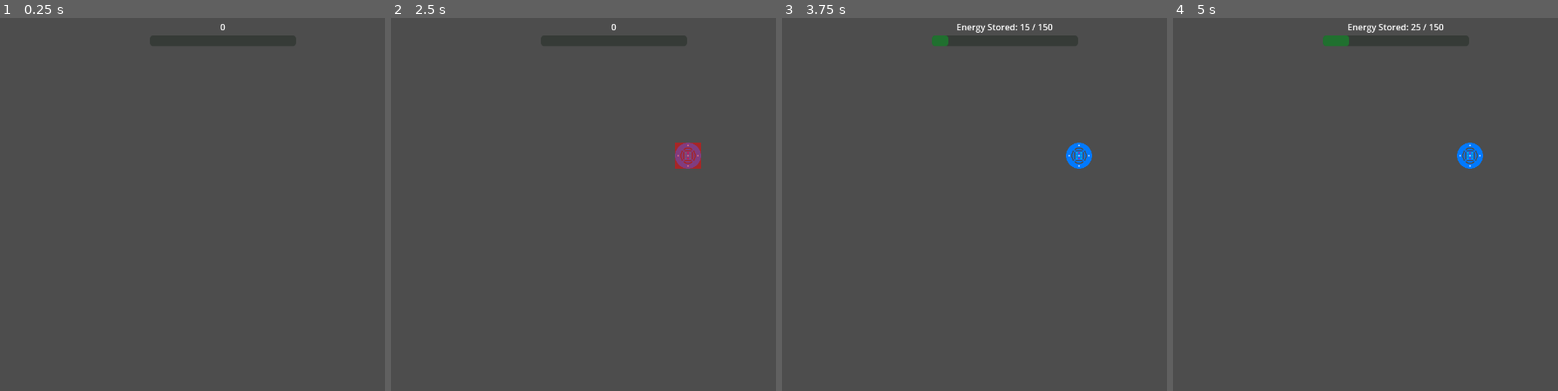
Above: before the commit, frames 1-4 (left to right).
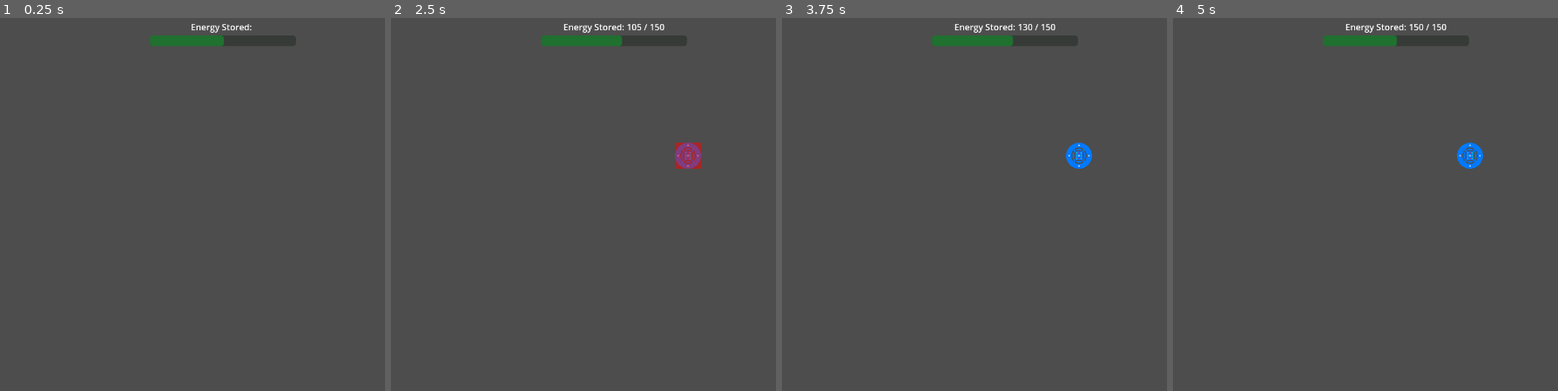
Above: after the commit, the same moments.

Repository: PabloNina/base-defense
Game: Godot game, scene res://src/scenes/test_scenes/first_ts.tscn
The game is run twice, just before and just after one commit, with the same random seed, the same clock (stepped at 60 frames per second) and the same inputs. The project has no main scene, so this scene is started directly.
Inputs (mouse positions are in pixels of both pictures, inside the frame that each line leads up to):
- Up to frame 1 (0.25 s): no input
- Up to frame 2 (2.5 s): tap Enter at 0.5, 2 s; move the mouse to (768, 245) at 0.52 s; hold 1 (key_1) 0.53-1.25 s; click (768, 245) at 0.67 s; tap Space at 1.25 s; drag from (475, 297) to (768, 252) at 1.27 s; move the mouse to (683, 159) at 2.02 s; hold 3 (key_3) from 2.03 s (still down); click (683, 159) at 2.17 s
- Up to frame 3 (3.75 s): release 3 (key_3) at 2.75 s; tap Space at 2.75 s; drag from (1078, 156) to (797, 193) at 2.77 s; tap Enter at 3.5 s; move the mouse to (outside the picture) at 3.52 s; hold Right mouse button (right_mouse) from 3.53 s (still down); click (outside the picture) at 3.67 s
- Up to frame 4 (5 s): release Right mouse button (right_mouse) at 4.25 s; tap Space at 4.25 s; drag from (1188, 193) to (1469, 156) at 4.27 s

The runs differ from the first frame. In frame 1, 0.7% of the frame differs, in the area x 38-66%, y 1-8%; in frame 2, 0.8%, in the area x 38-72%, y 1-8%; in frame 3, 0.8%; in frame 4, 0.6%.

Commit message:
optimization and ui

Diff:
--- a/src/scenes/buildings/command_center.gd
+++ b/src/scenes/buildings/command_center.gd
@@ -4,8 +4,8 @@
 # -------------------------------
 # --- Base Energy System --------
 # -------------------------------
-@export var energy_capacity: int = 150
-@export var energy: int = 0
+@export var max_energy_capacity: int = 150
+@export var stored_energy: int = 0
 @export var energy_regen_rate: int = 5   # per tick
 @export var packet_cost: int = 10
 
@@ -14,11 +14,11 @@
 # -------------------------------
 
 func has_enough_energy() -> bool:
-	return energy >= packet_cost
+	return stored_energy >= packet_cost
 
 func spend_energy():
-	energy = max(0.0, energy - packet_cost)
+	stored_energy = max(0.0, stored_energy - packet_cost)
 
 func regen_energy():
-	if energy < energy_capacity:
-		energy = min(energy_capacity, energy + energy_regen_rate)
+	if stored_energy < max_energy_capacity:
+		stored_energy = min(max_energy_capacity, stored_energy + energy_regen_rate)
--- a/src/scenes/buildings/command_center.tscn
+++ b/src/scenes/buildings/command_center.tscn
@@ -9,6 +9,8 @@
 
 [node name="CommandCenter" type="Node2D"]
 script = ExtResource("1_oaft0")
+stored_energy = 100
+connection_range = 150.0
 is_base = true
 
 [node name="Sprite2D" type="Sprite2D" parent="."]
--- a/src/scenes/buildings/energy_relay.tscn
+++ b/src/scenes/buildings/energy_relay.tscn
@@ -12,7 +12,7 @@
 
 [node name="EnergyRelay" type="Node2D"]
 script = ExtResource("1_mk7m4")
-cost_to_build = 2
+connection_range = 150.0
 
 [node name="Sprite2D" type="Sprite2D" parent="."]
 texture = SubResource("AtlasTexture_2cyx4")
--- a/src/scenes/buildings/relay.gd
+++ b/src/scenes/buildings/relay.gd
@@ -1,60 +1,63 @@
 class_name Relay
 extends Node2D
 
-#Listener: BuildingManager -> register_building(building: Relay)
+# -------------------------------
+# --- Signals -------------------
+# -------------------------------
 signal clicked(relay: Relay)
-@onready var building_hurt_box: Area2D = $BuildingHurtBox
 
 # -------------------------------
 # --- Editor Settings -----------
 # -------------------------------
-
 @export var connection_range: float = 200.0
-@export var cost_to_build: int = 1
+@export var cost_to_build: int = 1        # packets needed to build
 @export var is_base: bool = false
 
 # -------------------------------
 # --- Nodes / State -------------
 # -------------------------------
+@onready var building_hurt_box: Area2D = $BuildingHurtBox
+
 var is_built: bool = false
-var packets_received: int = 0
-var packets_on_the_way: int = 0
+var packets_received: int = 0            # total packets received for building
+var packets_on_the_way: int = 0          # packets currently in flight toward this relay
 var is_powered: bool = false
-var is_scheduled: bool = false  # relay has a packet already on the way
+var is_scheduled: bool = false           # packet already scheduled to arrive
 var connected_relays: Array[Relay] = []
+
 var network_manager: NetworkManager
 var building_manager: BuildingManager
 
 # -------------------------------
 # --- Engine Callbacks ----------
 # -------------------------------
-
 func _ready():
-	#
+	# connect click detection
 	building_hurt_box.area_clicked.connect(on_hurtbox_clicked)
 
 	add_to_group("relays")
 
-	# NetworkManager registering
+	# register with NetworkManager
 	network_manager = get_tree().get_first_node_in_group("network_manager")
 	if network_manager:
 		network_manager.register_relay(self)
-	_update_power_visual()
 
-	# BuildingManager registering
+	# register with BuildingManager
 	building_manager = get_tree().get_first_node_in_group("building_manager")
 	if building_manager:
 		building_manager.register_building(self)
 
-###################################
-###################################
+	_update_power_visual()
+
+# -------------------------------
+# --- Input / Click Handling ----
+# -------------------------------
 func on_hurtbox_clicked() -> void:
 	clicked.emit(self)
 
 # -------------------------------
 # --- Network Linking -----------
 # -------------------------------
-
 func connect_to(other_relay: Relay):
 	if not connected_relays.has(other_relay):
 		connected_relays.append(other_relay)
@@ -63,34 +66,42 @@
 	connected_relays.erase(other_relay)
 
 # -------------------------------
-# --- Power Handling ------------
+# --- Power & Build Handling ----
 # -------------------------------
-
 func set_powered(state: bool):
 	if is_powered == state:
 		return
 
 	is_powered = state
-
-	if is_powered and not is_built:
-		is_built = true
-
 	_update_power_visual()
 
+func _receive_packet():
+	# Called by NetworkManager when a packet arrives
+	if is_built:
+		return
+
+	packets_received += 1
+
+	# check if enough packets have arrived to build
+	if packets_received >= cost_to_build:
+		is_built = true
+		set_powered(true)
+		_update_power_visual()
+
 func _update_power_visual():
-	#
+	# TODO: implement visual feedback (color, glow, etc)
 	pass
+
 # -------------------------------
 # --- Cleanup -------------------
 # -------------------------------
-
 func destroy():
 	if network_manager:
 		network_manager.unregister_relay(self)
 	if building_manager:
 		building_manager.unregister_building(self)
 
-	# Remove links to avoid dangling references
+	# disconnect from all relays to prevent dangling links
 	for other in connected_relays:
 		if is_instance_valid(other):
 			other.connected_relays.erase(self)
--- a/src/scenes/components/network_manager.gd
+++ b/src/scenes/components/network_manager.gd
@@ -1,77 +1,100 @@
 class_name NetworkManager
 extends Node
 
-# -------------------------------
-# --- Editor Exports -----------
-# -------------------------------
+# -----------------------------------------
+# --- Editor Exports ----------------------
+# -----------------------------------------
 @export var energy_packet_scene: PackedScene
 @export var energy_packet_speed: float = 150.0
-
-# -------------------------------
-# --- Runtime Data -------------
-# -------------------------------
-var relays: Array[Relay] = []              # All active relays
-var connections: Array = []                # Connection visuals: {relay_a, relay_b, connection_line}
-var base_timers: Dictionary = {}           # Base relay -> Timer
-var base_packet_rate: int = 2              # Packets per second
-signal update_energy(current_energy: int)  # UI update
-
-# -------------------------------
-# --- Engine Callbacks ----------
-# -------------------------------
+@export var base_packet_rate: int = 4
+
+# -----------------------------------------
+# --- Runtime Data ------------------------
+# -----------------------------------------
+var relays: Array[Relay] = []               # All active relays in the network
+var connections: Array = []                 # Connection visuals between relays
+var base_timers: Dictionary = {}            # { base_relay: Timer } handles packet spawning timers
+
+# -----------------------------------------
+# --- Cached Data for Optimization --------
+# -----------------------------------------
+var path_cache: Dictionary = {}             # { "aID_bID": [Relay path] } cached relay paths
+var distance_cache: Dictionary = {}         # { "aID_bID": float } cached relay distances
+var reachable_cache: Dictionary = {}        # { base: [reachable_relays] } which relays a base can reach
+var last_target_index: Dictionary = {}      # { base: int } tracks incremental target selection
+# -----------------------------------------
+# --- Energy Tracking ---------------------
+# -----------------------------------------
+# Listener: User_interface
+signal ui_update_energy(current_energy: int, net_balance: int)   # Emitted when a base relay spends or gains energy
+
+var stored_energy: int = 0  # total energy stored
+var max_stored_energy: int = 150
+
+# -----------------------------------------
+# --- Engine Callbacks --------------------
+# -----------------------------------------
 func _ready():
 	add_to_group("network_manager")
 	initialize_network()
 
-func _process(_delta):
-	_update_connection_lines()
-
-# -------------------------------
-# --- Relay Registration -------
-# -------------------------------
+# -----------------------------------------
+# --- Relay Registration ------------------
+# -----------------------------------------
+# Registers a new relay into the network and updates all caches & visuals
 func register_relay(relay: Relay):
 	if relay in relays:
 		return
+
 	relays.append(relay)
 	_update_connections_for(relay)
 
+	# Power setup for base relays
 	if relay.is_base:
 		relay.set_powered(true)
 		_setup_packet_timer(relay)
 
-	_refresh_network()
+	# Refresh network topology and power visuals
+	_refresh_network_caches()
+	refresh_power_states()
 
 	if relay.is_built:
 		relay.set_powered(true)
 		relay._update_power_visual()
 
+# Removes a relay from network and updates visuals and caches
 func unregister_relay(relay: Relay):
 	if relay not in relays:
 		return
+
 	relays.erase(relay)
 	_clear_connections_for(relay)
 
+	# Remove relay from others’ connections
 	for other in relays:
 		other.connected_relays.erase(relay)
 
+	# Clear any timers associated with this relay
 	if base_timers.has(relay):
-		base_timers[relay].queue_free()
+		var t = base_timers[relay]
+		t.queue_free()
 		base_timers.erase(relay)
 
-	_refresh_network()
-
-# -------------------------------
-# --- Network Construction -----
-# -------------------------------
+	# Rebuild cache and power state
+	_refresh_network_caches()
+	refresh_power_states()
+
+# -----------------------------------------
+# --- Network Construction ----------------
+# -----------------------------------------
+# Initializes the relay network at game start
 func initialize_network():
-	_refresh_network()
-
-func _refresh_network():
 	rebuild_all_connections()
-	refresh_power_states()
-
+
+# Rebuilds all relay-to-relay connections and refreshes caches
 func rebuild_all_connections():
 	_clear_all_connections()
+
 	for relay in relays:
 		relay.connected_relays.clear()
 
@@ -82,6 +105,9 @@
 			if _are_relays_in_range(a, b):
 				_connect_relays(a, b)
 
+	_refresh_network_caches()
+
+# Creates connection lines for a newly registered relay
 func _update_connections_for(new_relay: Relay):
 	for relay in relays:
 		if relay == new_relay:
@@ -89,24 +115,31 @@
 		if _are_relays_in_range(relay, new_relay):
 			_connect_relays(relay, new_relay)
 
-# -------------------------------
-# --- Connection Helpers -------
-# -------------------------------
+# Determines if two relays are close enough to connect (uses distance cache)
 func _are_relays_in_range(a: Relay, b: Relay) -> bool:
-	return a.global_position.distance_to(b.global_position) <= min(a.connection_range, b.connection_range)
-
+	var key = str(a.get_instance_id()) + "_" + str(b.get_instance_id())
+	if distance_cache.has(key):
+		return distance_cache[key] <= min(a.connection_range, b.connection_range)
+
+	var dist = a.global_position.distance_to(b.global_position)
+	distance_cache[key] = dist
+	return dist <= min(a.connection_range, b.connection_range)
+
+# Connects two relays bidirectionally and creates a visual line if needed
 func _connect_relays(a: Relay, b: Relay):
 	a.connect_to(b)
 	b.connect_to(a)
 	if not _connection_exists(a, b):
-		create_connection_line(a, b)
-
+		_create_connection_line(a, b)
+
+# Checks if a visual connection line already exists between two relays
 func _connection_exists(a: Relay, b: Relay) -> bool:
 	for c in connections:
 		if (c.relay_a == a and c.relay_b == b) or (c.relay_a == b and c.relay_b == a):
 			return true
 	return false
 
+# Removes all connections involving a specific relay
 func _clear_connections_for(relay: Relay):
 	for c in connections:
 		if c.relay_a == relay or c.relay_b == relay:
@@ -114,16 +147,15 @@
 				c.connection_line.queue_free()
 	connections = connections.filter(func(c): return c.relay_a != relay and c.relay_b != relay)
 
+# Removes all connection visuals from the scene
 func _clear_all_connections():
 	for c in connections:
 		if is_instance_valid(c.connection_line):
 			c.connection_line.queue_free()
 	connections.clear()
 
-# -------------------------------
-# --- Connection Lines / Visuals -
-# -------------------------------
-func create_connection_line(a: Relay, b: Relay):
+# Creates the visible connection line between two relays
+func _create_connection_line(a: Relay, b: Relay):
 	var line := Line2D.new()
 	line.width = 1
 	line.default_color = Color(0.3, 0.9, 1.0)
@@ -131,24 +163,41 @@
 	add_child(line)
 	connections.append({"relay_a": a, "relay_b": b, "connection_line": line})
 
-func _update_connection_lines():
-	for c in connections:
-		if not is_instance_valid(c.connection_line):
-			continue
-		var a = c.relay_a
-		var b = c.relay_b
-		var line = c.connection_line
-		line.points = [a.global_position, b.global_position]
-
-		if a.is_powered and b.is_powered:
-			line.default_color = Color(0.1, 1.0, 0.3, 1.0)
-			line.default_color.a = 0.7 + 0.3 * sin(Time.get_ticks_msec() / 200.0)
-		else:
-			line.default_color = Color(1.0, 0.2, 0.2)
-
-# -------------------------------
-# --- Power Propagation ---------
-# -------------------------------
+# -----------------------------------------
+# --- Network Cache -----------------------
+# -----------------------------------------
+# Refreshes all cached pathfinding and reachability data
+func _refresh_network_caches():
+	path_cache.clear()
+	distance_cache.clear()
+	reachable_cache.clear()
+	last_target_index.clear()
+
+	# Compute reachable relays for each base
+	for base in relays:
+		if base.is_base:
+			reachable_cache[base] = _get_reachable_relays(base)
+			last_target_index[base] = 0
+
+# BFS that finds all reachable relays from a given base and stores shortest paths
+func _get_reachable_relays(base: Relay) -> Array:
+	var visited: Array = [base]
+	var queue: Array = [base]
+
+	while queue.size() > 0:
+		var current: Relay = queue.pop_front()
+		for neighbor in current.connected_relays:
+			if is_instance_valid(neighbor) and neighbor not in visited:
+				visited.append(neighbor)
+				queue.append(neighbor)
+				var key = str(base.get_instance_id()) + "_" + str(neighbor.get_instance_id())
+				path_cache[key] = _find_path(base, neighbor)
+	return visited
+
+# -----------------------------------------
+# --- Power Propagation -------------------
+# -----------------------------------------
+# Resets and re-applies power states from all bases
 func refresh_power_states():
 	for relay in relays:
 		if not relay.is_base:
@@ -158,6 +207,7 @@
 		if base.is_base:
 			_propagate_power_from(base)
 
+# DFS-like power propagation across connected powered relays
 func _propagate_power_from(source: Relay):
 	var visited: Array = []
 	var stack: Array = [source]
@@ -168,56 +218,109 @@
 			continue
 		visited.append(current)
 
-		if current.is_base or current.is_built:
+		if current.is_built or current.is_base:
 			current.set_powered(true)
-			for neighbor in current.connected_relays:
-				if is_instance_valid(neighbor) and (neighbor.is_base or neighbor.is_built):
-					stack.append(neighbor)
-
-# -------------------------------
-# --- Timer / Packet Spawn -----
-# -------------------------------
+
+		for neighbor in current.connected_relays:
+			if is_instance_valid(neighbor) and (neighbor.is_built or neighbor.is_base):
+				stack.append(neighbor)
+
+# -----------------------------------------
+# --- Timer / Packet System ---------------
+# -----------------------------------------
+# Sets up periodic packet emission for each base
 func _setup_packet_timer(base: Relay):
 	if base in base_timers:
 		return
+
 	var timer = Timer.new()
 	timer.wait_time = 1.0 / base_packet_rate
+	timer.autostart = true
 	timer.one_shot = false
-	timer.autostart = true
-	timer.connect("timeout", Callable(self, "_on_packet_spawn_tick").bind(base))
+	timer.connect("timeout", Callable(self, "_on_packet_tick").bind(base))
 	add_child(timer)
 	base_timers[base] = timer
 
-func _on_packet_spawn_tick(base: Relay):
+
+# Triggered each tick to propagate packets from bases with enough energy
+func _on_packet_tick(base: Relay):
 	if not base.is_base:
 		return
-	base.regen_energy()
+
+	# --- Track Energy Production ---
+	var prev_energy: int = base.stored_energy
+	base.regen_energy()          # Command Center regenerates internally
+	var produced: int = base.stored_energy - prev_energy    # Actual energy gained this tick
+
+	# --- Track Energy Demand ---
+	var packets_sent: int = 0
 	if base.has_enough_energy():
-		_start_propagation_from_base(base)
-	update_energy.emit(base.energy)
-
-# -------------------------------
-# --- Packet Propagation -------
-# -------------------------------
-func _start_propagation_from_base(base: Relay):
-	var unpowered_targets: Array = []
-	for relay in relays:
+		packets_sent = _start_propagation_from_base(base)  # Returns number of packets sent
+	var spent: int = packets_sent * base.packet_cost
+
+	# --- Update Stored Energy (allowing negatives) ---
+	stored_energy += produced - spent
+	stored_energy = clamp(stored_energy, -max_stored_energy, max_stored_energy)
+
+	# --- Compute Net Balance for UI ---
+	var net_balance: int = produced - spent  # + means surplus, - means deficit
+
+	# --- Emit UI Updates ---
+	ui_update_energy.emit(base.stored_energy, net_balance)
+	print("Net balance: ", net_balance)
+
+
+
+# -----------------------------------------
+# --- Incremental Packet Propagation ------
+# -----------------------------------------
+# Gradually sends packets to unpowered relays, cycling through targets
+func _start_propagation_from_base(base: Relay) -> int:
+	var packets_sent = 0
+
+	if not reachable_cache.has(base):
+		return packets_sent
+
+	var targets = reachable_cache[base]
+	if targets.size() == 0:
+		return packets_sent
+
+	var start_index = last_target_index[base]
+	var found = false
+
+	for i in range(targets.size()):
+		var idx = (start_index + i) % targets.size()
+		var relay = targets[idx]
+
 		if not relay.is_powered and not relay.is_scheduled:
-			var path = _find_path(base, relay)
-			if path.size() > 1:
-				unpowered_targets.append({"relay": relay, "path": path})
-
-	unpowered_targets.sort_custom(func(a, b): return a.path.size() < b.path.size())
-
-	if unpowered_targets.size() > 0:
-		var target_data = unpowered_targets[0]
-		if target_data.relay.packets_on_the_way < target_data.relay.cost_to_build:
-			target_data.relay.packets_on_the_way += 1
-			_spawn_packet_along_path(target_data.path)
-			base.spend_energy()
-		if target_data.relay.packets_on_the_way == target_data.relay.cost_to_build:
-			target_data.relay.is_scheduled = true
-
+			var key = str(base.get_instance_id()) + "_" + str(relay.get_instance_id())
+			var path = path_cache.get(key, [])
+
+			if path.size() <= 1:
+				continue
+
+			if relay.packets_on_the_way < relay.cost_to_build:
+				relay.packets_on_the_way += 1
+				_spawn_packet_along_path(path)
+				base.spend_energy()
+				packets_sent += 1   # <-- count this packet as energy spent
+
+				if relay.packets_on_the_way == relay.cost_to_build:
+					relay.is_scheduled = true
+
+				last_target_index[base] = (idx + 1) % targets.size()
+				found = true
+				break
+
+	if not found:
+		last_target_index[base] = (start_index + 1) % targets.size()
+
+	return packets_sent
+
+# -----------------------------------------
+# --- Packet Logic ------------------------
+# -----------------------------------------
+# Spawns an energy packet that travels along a path of relays
 func _spawn_packet_along_path(path: Array[Relay]):
 	var packet = energy_packet_scene.instantiate()
 	add_child(packet)
@@ -226,42 +329,41 @@
 	packet.global_position = path[0].global_position
 	packet.packet_arrived.connect(_on_packet_arrived)
 
+# Called when a packet reaches its target relay
 func _on_packet_arrived(target_relay: Relay):
 	if not target_relay.is_built:
-		target_relay.packets_received += 1
+		#target_relay.packets_received += 1
+		target_relay._receive_packet()
 		if target_relay.packets_received >= target_relay.cost_to_build:
 			target_relay.is_built = true
 			target_relay.set_powered(true)
 			target_relay._update_power_visual()
 
-# -------------------------------
-# --- Pathfinding --------------
-# -------------------------------
-func _find_path(start: Relay, target: Relay) -> Array[Relay]:
-	var visited: Array = []
-	var queue: Array = [start]
-	var parent_map: Dictionary = {}
-
-	visited.append(start)
-	parent_map[start] = null
+# -----------------------------------------
+# --- Pathfinding -------------------------
+# -----------------------------------------
+# BFS shortest path search between two relays with typed return
+func _find_path(start: Relay, goal: Relay) -> Array[Relay]:
+	var queue: Array = [[start]]
+	var visited: Array[Relay] = [start]
 
 	while queue.size() > 0:
-		var current: Relay = queue.pop_front()
-
-		if current == target:
-			var path: Array[Relay] = []
-			var node: Relay = target
-			while node != null:
-				path.insert(0, node)
-				node = parent_map.get(node)
-			return path
+		var path: Array = queue.pop_front()
+		var current: Relay = path[-1]
+
+		if current == goal:
+			# Return a properly typed copy of the path
+			var typed_path: Array[Relay] = []
+			for node in path:
+				typed_path.append(node as Relay)
+			return typed_path
 
 		for neighbor in current.connected_relays:
-			if not is_instance_valid(neighbor):
-				continue
-			if (neighbor.is_powered or neighbor == target) and neighbor not in visited:
+			if is_instance_valid(neighbor) and neighbor not in visited:
 				visited.append(neighbor)
-				queue.append(neighbor)
-				parent_map[neighbor] = current
-
+				var new_path = path.duplicate()
+				new_path.append(neighbor)
+				queue.append(new_path)
+
+	# Return an empty typed array if no path found
 	return []
--- a/src/scenes/ui/user_interface.gd
+++ b/src/scenes/ui/user_interface.gd
@@ -1,29 +1,65 @@
+class_name UserInterface
 extends CanvasLayer
 
+# -----------------------------------------
+# --- Exports / References ---------------
+# -----------------------------------------
 @export var network_manager: NetworkManager
 @export var building_manager: BuildingManager
 
+# -----------------------------------------
+# --- Nodes ------------------------------
+# -----------------------------------------
 @onready var energy_stored_label: Label = $EnergyStats/VBoxContainer/EnergyStoredLabel
 @onready var energy_balance_bar: ProgressBar = $EnergyStats/VBoxContainer/EnergyBalanceBar
 @onready var building_actions_panel: MarginContainer = $BuildingActionsPanel
 
-var current_display_value: int = 0 # stores the current value the ui is displaying
+# -----------------------------------------
+# --- Runtime State -----------------------
+# -----------------------------------------
 var current_building_selected: Relay
+var max_balance_value: int = 50  # Maximum production/demand displayed on bar
 
+# -----------------------------------------
+# --- Initialization ---------------------
+# -----------------------------------------
 func _ready() -> void:
-	network_manager.update_energy.connect(on_update_energy)
-	building_manager.building_selected.connect(show_building_actions_panel)
-	building_manager.building_deselected.connect(hide_building_actions_panel)
-	#
+	# Subscribe to network signals
+	if network_manager:
+		network_manager.ui_update_energy.connect(on_update_energy)
+
+	# Subscribe to building manager signals
+	if building_manager:
+		building_manager.building_selected.connect(show_building_actions_panel)
+		building_manager.building_deselected.connect(hide_building_actions_panel)
+
+	# Hide building panel at start
 	hide_building_actions_panel()
 
-# Energy stats display
-func on_update_energy(current_energy: int) -> void:
-	if current_display_value != current_energy:
-		energy_balance_bar.value = current_energy
-		energy_stored_label.text = "Energy Stored: %d / %d" % [current_energy, 150]
+	# Initialize balance bar range
+	energy_balance_bar.min_value = -max_balance_value
+	energy_balance_bar.max_value = max_balance_value
+	energy_balance_bar.value = 0
 
-# Building actions panel
+# -----------------------------------------
+# --- Energy Display ----------------------
+# -----------------------------------------
+# Update the stored energy label
+func on_update_energy(current_energy: int, net_balance: int) -> void:
+	energy_stored_label.text = "Energy Stored: %d / %d" % [current_energy, 150]
+	update_energy_balance_bar(net_balance)
+
+# Update the balance bar based on net production/demand
+func update_energy_balance_bar(net_rate: int) -> void:
+
+	# Clamp to bar range
+	var clamped = clamp(net_rate, energy_balance_bar.min_value, energy_balance_bar.max_value)
+	energy_balance_bar.value = clamped
+
+
+# -----------------------------------------
+# --- Building Actions Panel --------------
+# -----------------------------------------
 func show_building_actions_panel(selected_building: Relay) -> void:
 	current_building_selected = selected_building
 	building_actions_panel.visible = true
@@ -33,5 +69,6 @@
 	building_actions_panel.visible = false
 
 func _on_destroy_button_pressed() -> void:
-	current_building_selected.destroy()
-	hide_building_actions_panel()
+	if current_building_selected:
+		current_building_selected.destroy()
+		hide_building_actions_panel()
--- a/src/scenes/ui/user_interface.tscn
+++ b/src/scenes/ui/user_interface.tscn
@@ -25,14 +25,16 @@
 [node name="EnergyStoredLabel" type="Label" parent="EnergyStats/VBoxContainer"]
 layout_mode = 2
 size_flags_horizontal = 4
-text = "0"
+text = "Energy Stored: "
 
 [node name="EnergyBalanceBar" type="ProgressBar" parent="EnergyStats/VBoxContainer"]
 modulate = Color(0, 0.75271684, 0.142034, 1)
 custom_minimum_size = Vector2(0, 20)
 layout_mode = 2
 size_flags_vertical = 8
+min_value = -150.0
 max_value = 150.0
+step = 1.0
 show_percentage = false
 
 [node name="BuildingActionsPanel" type="MarginContainer" parent="."]
